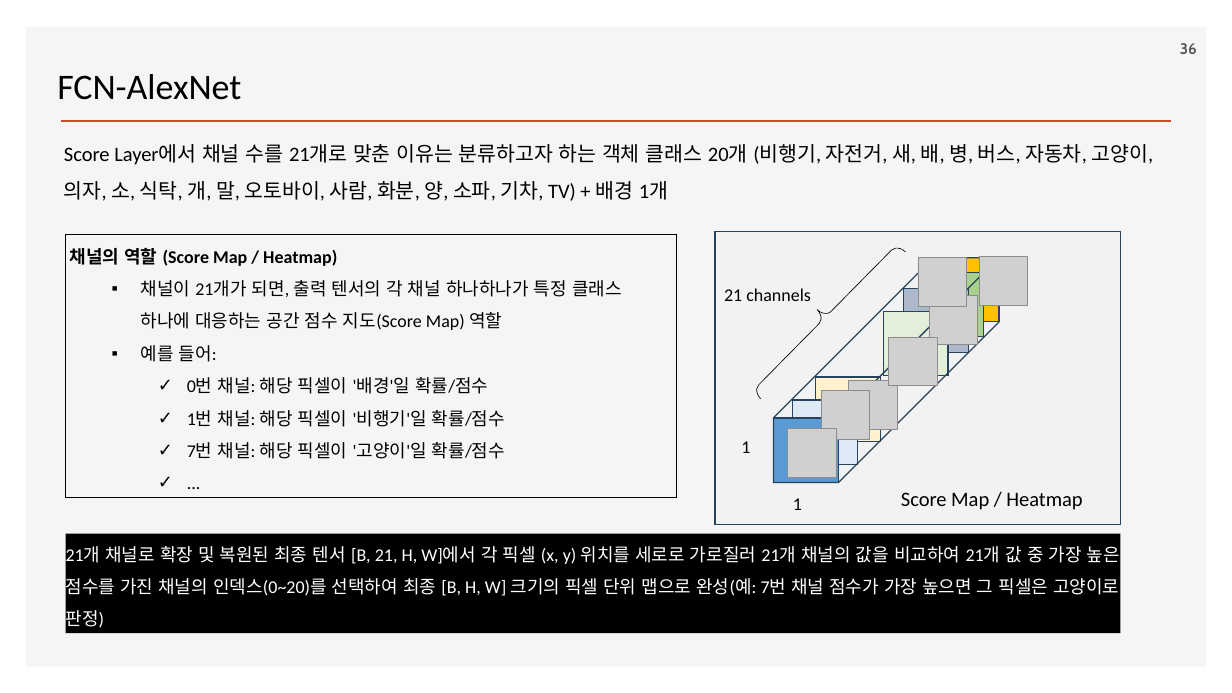
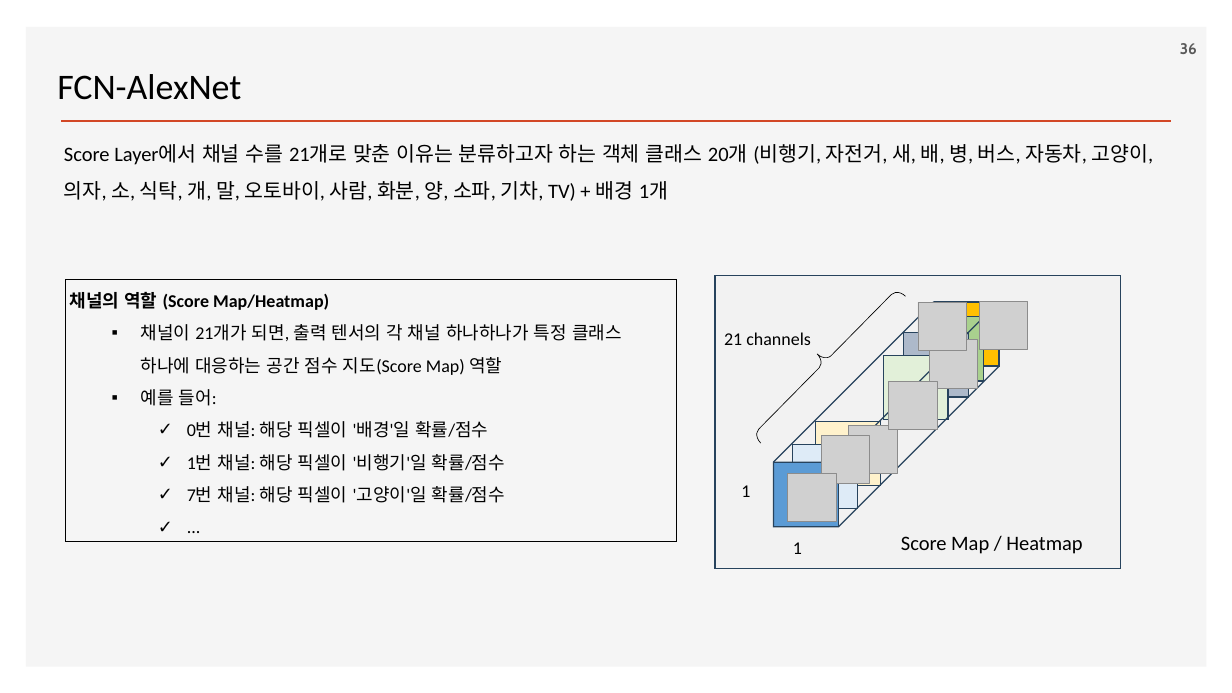
Before and after one commit to ancestor9/2026_Fall_Deep-Learning-with-Python, a slide deck: slide 36 of Chapter 11 Image segmentation.pptx. Drawn at 1232x693 pixels with LibreOffice and Linux fonts; fonts in the diff are those of the drawing; grey boxes stand for pictures; background and template pictures are left out. Boxes give left, top, right and bottom in pixels: in the first picture for what was removed or moved away, otherwise in the second. Text is boxed around its words. In the diff, an @@ line names an element or a change of style, - is before the commit and + after.

```diff
--- a/Chapter 11 Image segmentation.pptx
+++ b/Chapter 11 Image segmentation.pptx
@@ text in rectangle at [70,292,329,310]: spaces changed @@
-채널의 역할 (Score Map / Heatmap)
+채널의 역할 (Score Map/Heatmap)
@@ 9 rectangles, 7 pictures, 4 texts, 1 cube, 1 right brace: place and size @@
-9 rectangles, 7 pictures, 4 texts, 1 cube, 1 right brace at [66,231,1121,524]
+9 rectangles, 7 pictures, 4 texts, 1 cube, 1 right brace at [66,275,1121,568]
@@ rectangle removed at [66,534,1121,633] @@
-21개 채널로 확장 및 복원된 최종 텐서 [B, 21, H, W]에서 각 픽셀 (x, y) 위치를 세로로 가로질러 21개 채널의 값을 비교하여 21개 값 중 가장 높은 점수를 가진 채널의 인덱스(0~20)를 선택하여 최종 [B, H, W] 크기의 픽셀 단위 맵으로 완성(예: 7번 채널 점수가 가장 높으면 그 픽셀은 고양이로 판정)
```
Also in this commit, not shown: 1 other slide changed, 3 slides added.
